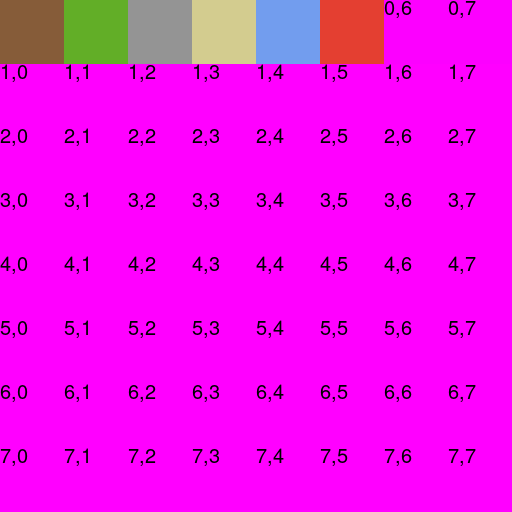
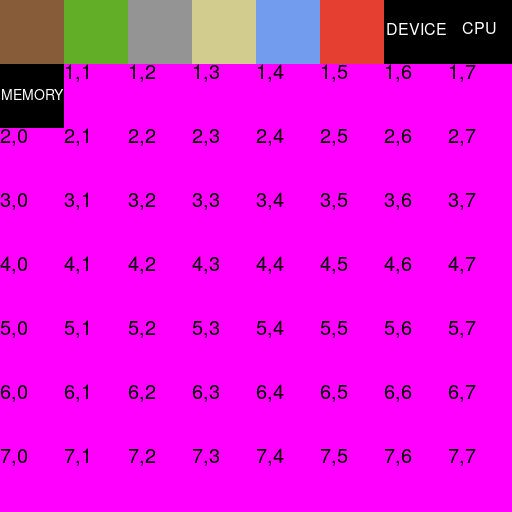
Layer changes from the first (512, 512) image to the second:
renamed "0,6" to "DEVICE", painted on it over left=384, top=1, right=446, bottom=35
added layer "CPU" above "MEMORY" over left=462, top=22, right=496, bottom=34
added layer "MEMORY" above "Background" over left=2, top=89, right=64, bottom=100
painted on "Background" over left=0, top=0, right=512, bottom=128
